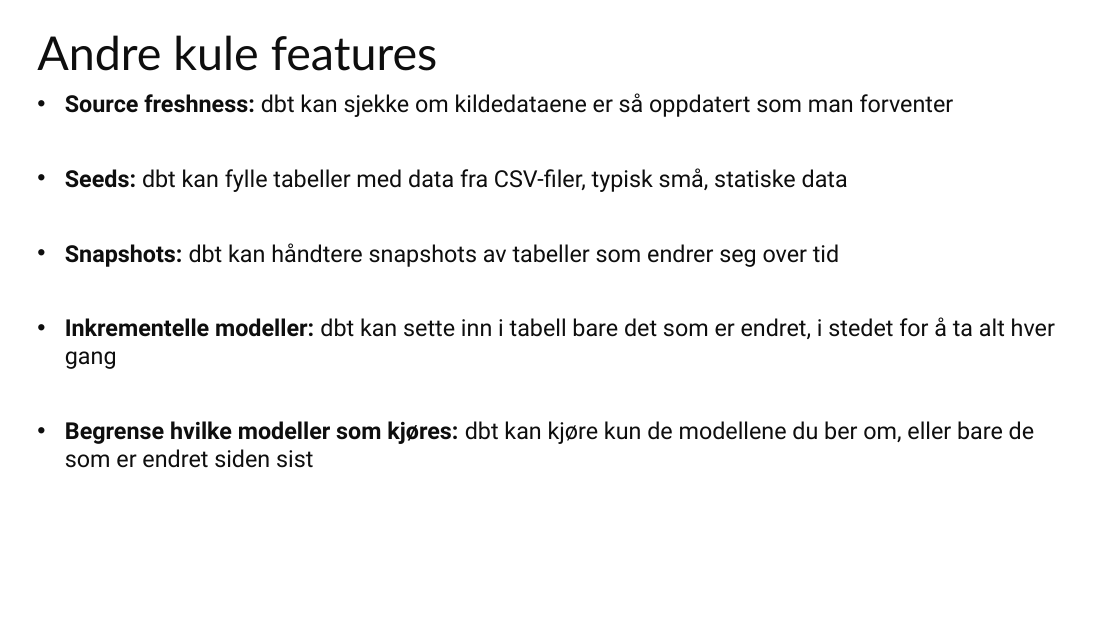
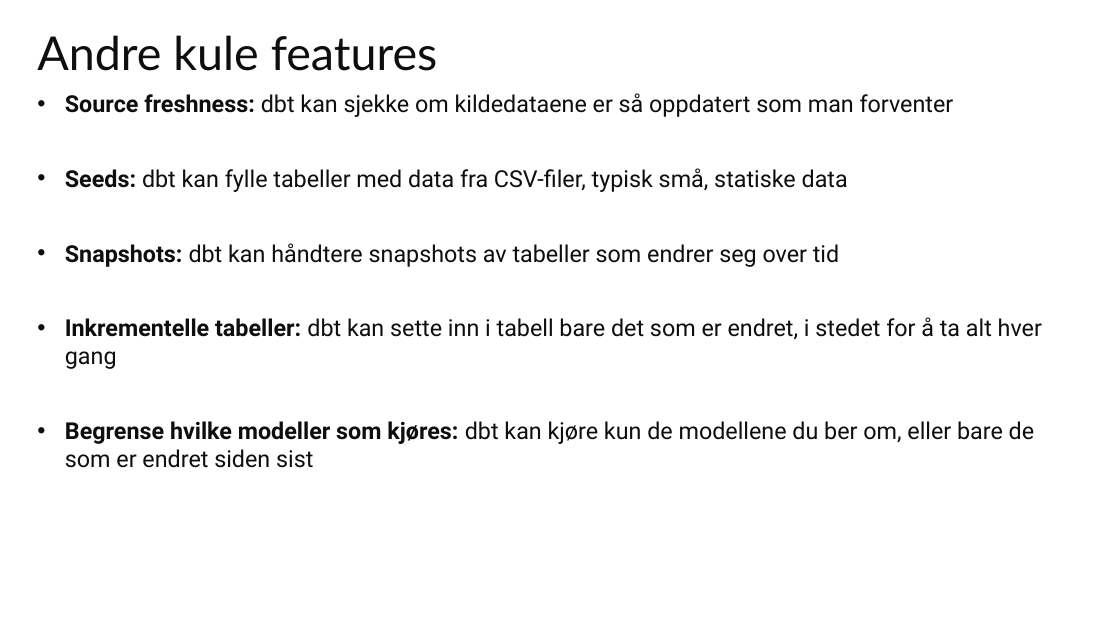
Before and after one commit to bekk/oppdrift-data-analyse, a slide deck: slide 10 of del2/dbt_intro.pptx. Drawn at 1120x630 pixels with LibreOffice and Linux fonts; fonts in the diff are those of the drawing. Boxes give left, top, right and bottom in pixels: in the first picture for what was removed or moved away, otherwise in the second. Text is boxed around its words. In the diff, an @@ line names an element or a change of style, - is before the commit and + after.

```diff
--- a/del2/dbt_intro.pptx
+++ b/del2/dbt_intro.pptx
@@ text at box(65, 317, 1042, 369): text changed @@
-• Inkrementelle modeller: dbt kan sette inn i tabell bare det som er endret, i stedet for å ta alt hver gang
+• Inkrementelle tabeller: dbt kan sette inn i tabell bare det som er endret, i stedet for å ta alt hver gang
```
Also in this commit, not shown: 6 other slides changed.
